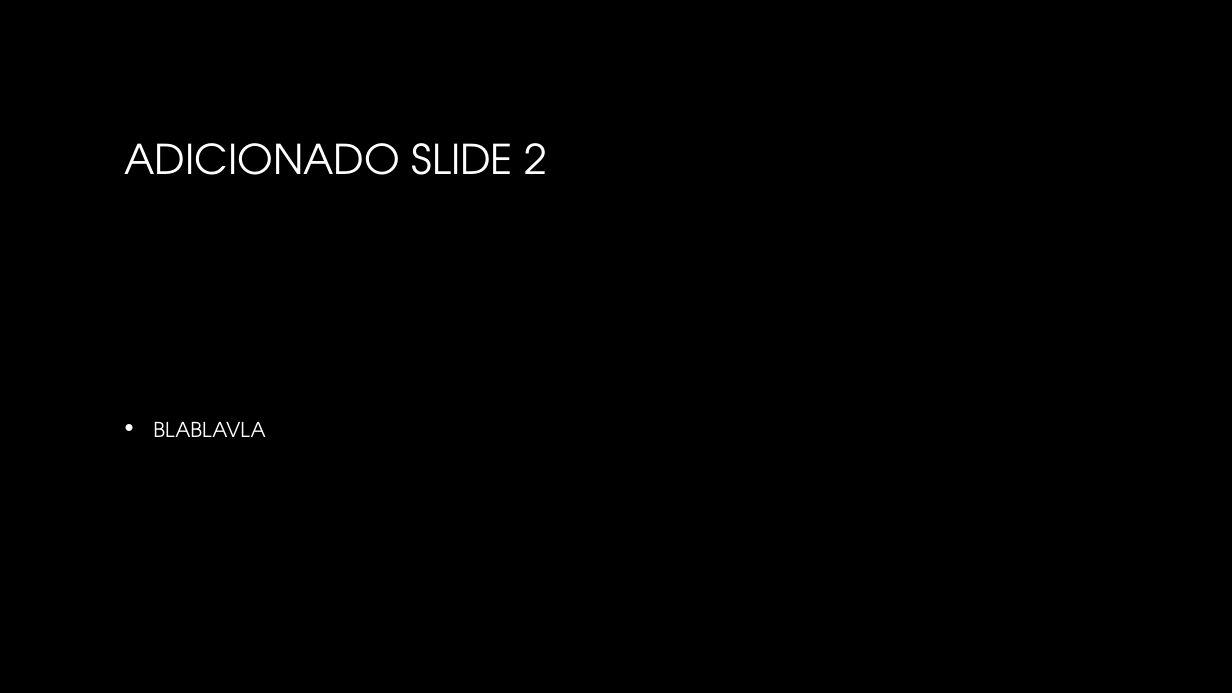
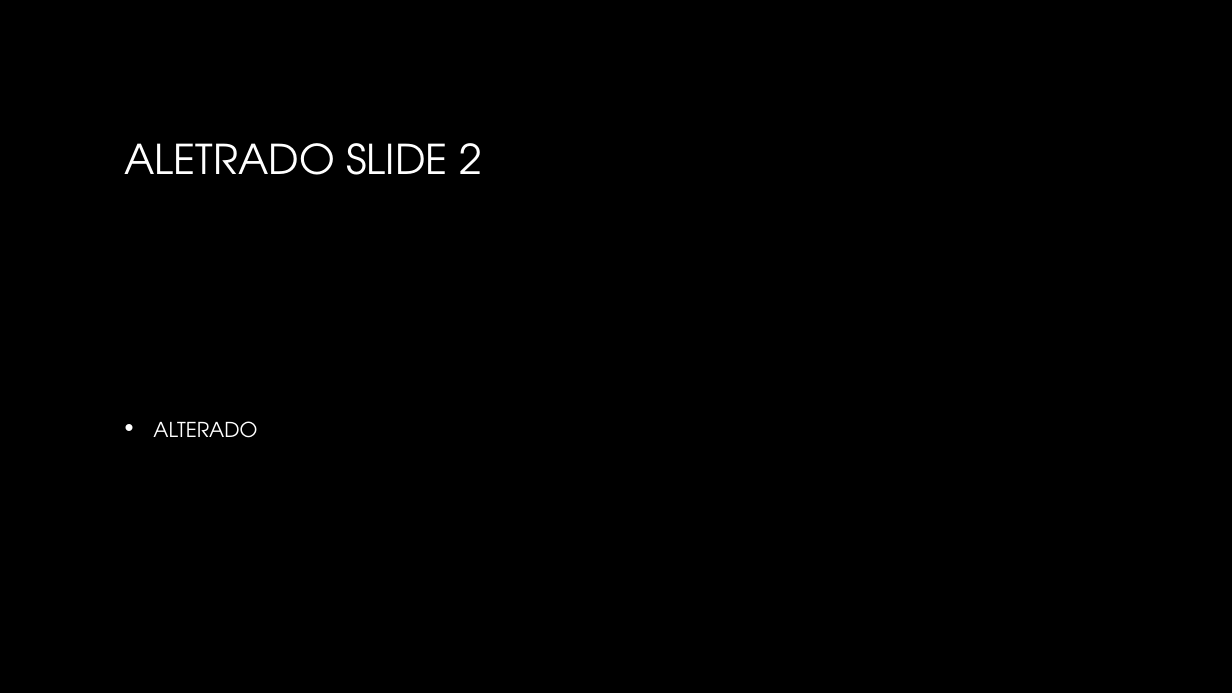
Before and after one commit to fmassaretto/trabalhoScala, a slide deck: slide 2 of Curso de Introdução à linguagem Scala.pptx. Drawn at 1232x693 pixels with LibreOffice and Linux fonts; fonts in the diff are those of the drawing; background and template pictures are left out. Boxes give left, top, right and bottom in pixels: in the first picture for what was removed or moved away, otherwise in the second. Text is boxed around its words. In the diff, an @@ line names an element or a change of style, - is before the commit and + after.

Commit message:
alterado slide 2

```diff
--- a/Curso de Introdução à linguagem Scala.pptx
+++ b/Curso de Introdução à linguagem Scala.pptx
@@ title at <box>125,143,482,175</box>: text changed @@
-ADICIONADO SLIDE 2
+ALETRADO SLIDE 2
@@ text at <box>153,421,257,438</box>: text changed @@
-• blablavla
+• alterado
```
